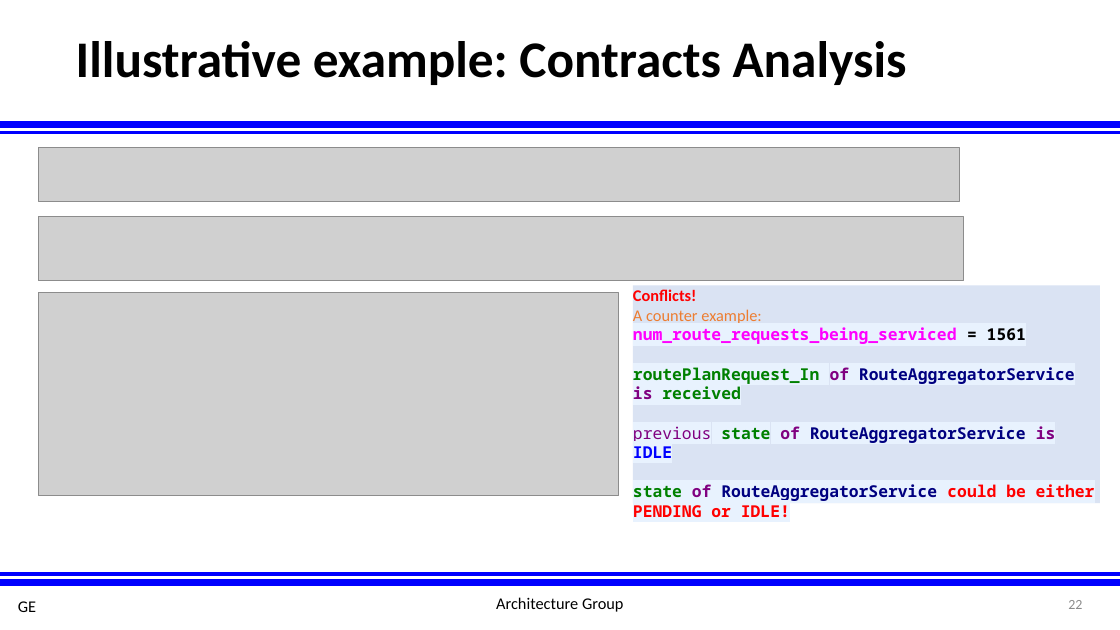
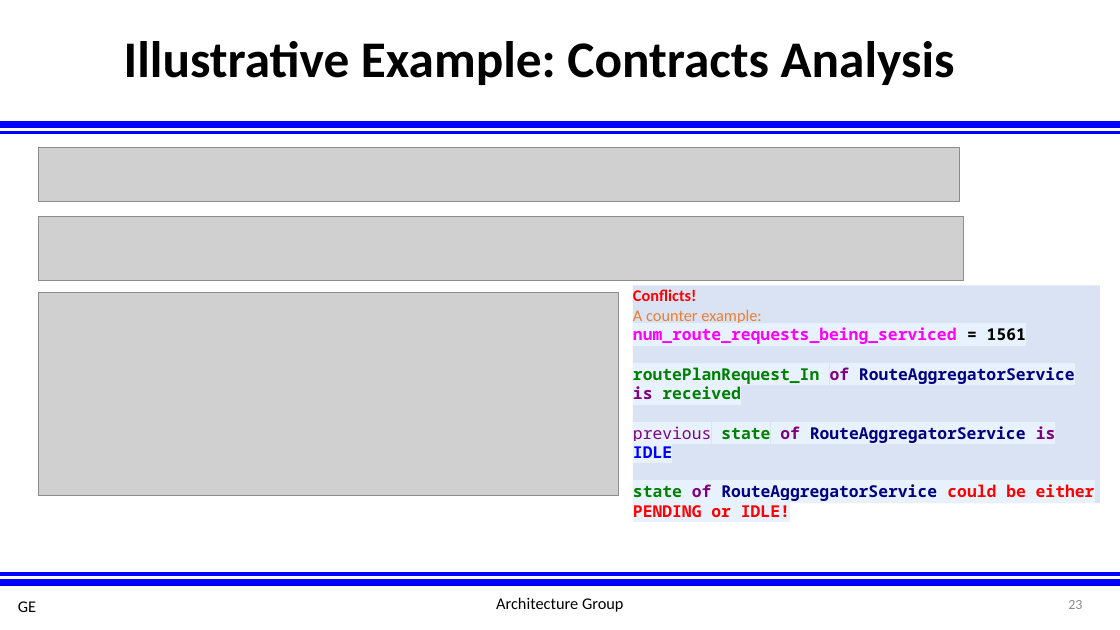
Before and after one commit to afrl-rq/OpenUxAS-SoI, a slide deck: slide 23 of presentations/S5_SoI_Architecture_Group.pptx (slide 22 before the commit). Drawn at 1120x630 pixels with LibreOffice and Linux fonts; fonts in the diff are those of the drawing; grey boxes stand for pictures; background and template pictures are left out. Boxes give left, top, right and bottom in pixels: in the first picture for what was removed or moved away, otherwise in the second. Text is boxed around its words. In the diff, an @@ line names an element or a change of style, - is before the commit and + after.

```diff
--- a/presentations/S5_SoI_Architecture_Group.pptx
+++ b/presentations/S5_SoI_Architecture_Group.pptx
@@ title at [124, 41, 955, 85]: text changed @@
-Illustrative example: Contracts Analysis
+Illustrative Example: Contracts Analysis
```
Also in this commit, not shown: 5 other slides changed, 1 slide added, 1 slide removed.
